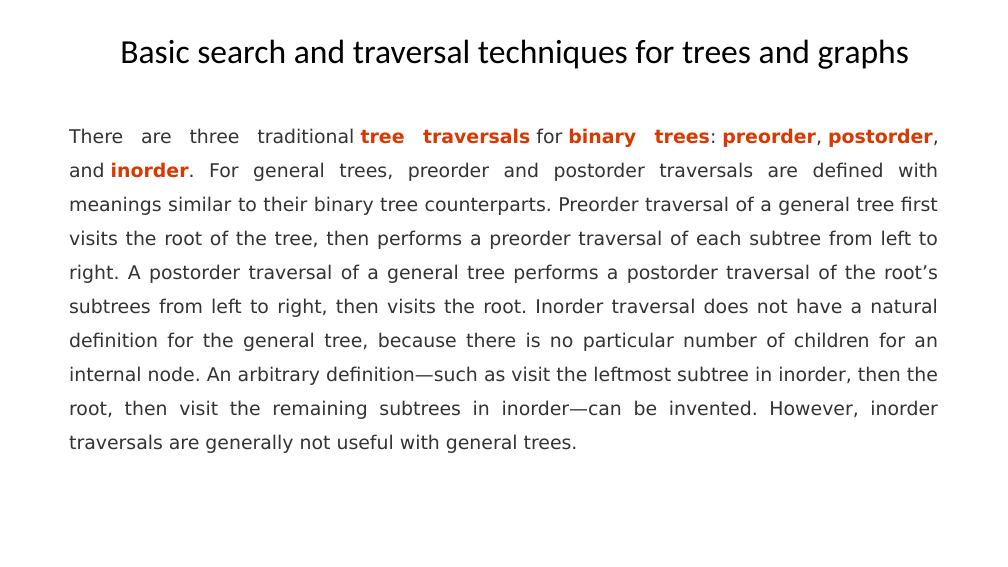
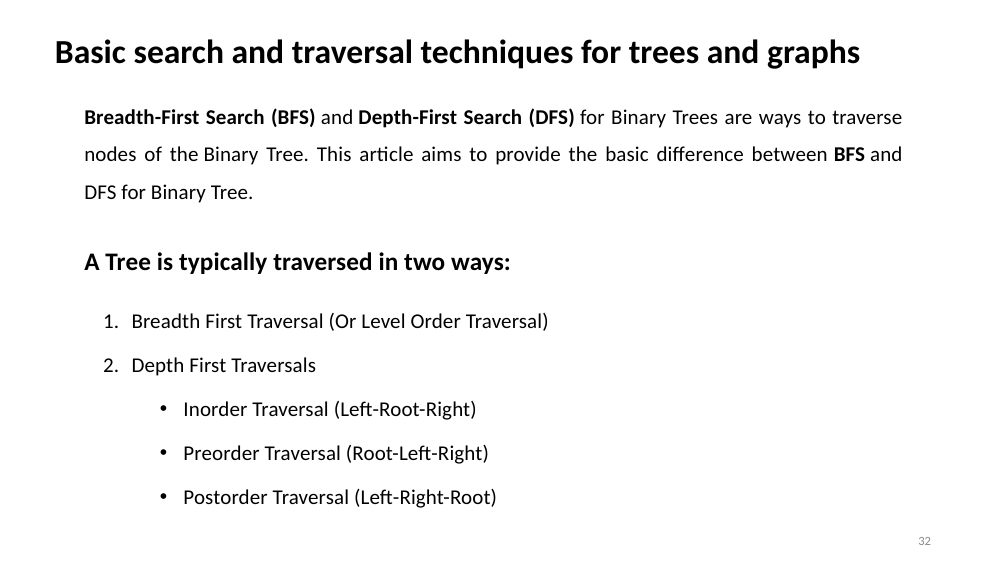
Before and after one commit to dayanandyadav205/CS-402-ADA, a slide deck: slide 32 of PPT_Notes/Unit-5_CS-402_ADA/Unit-5_CS-402_ADA.pptx (slide 20 before the commit). Drawn at 1008x567 pixels with LibreOffice and Linux fonts; fonts in the diff are those of the drawing. Boxes give left, top, right and bottom in pixels: in the first picture for what was removed or moved away, otherwise in the second. Text is boxed around its words. In the diff, an @@ line names an element or a change of style, - is before the commit and + after.

```diff
--- a/PPT_Notes/Unit-5_CS-402_ADA/Unit-5_CS-402_ADA.pptx
+++ b/PPT_Notes/Unit-5_CS-402_ADA/Unit-5_CS-402_ADA.pptx
@@ text "Basic search and traversal techniques ...": place and size @@
-text "Basic search and traversal techniques ..." at box(120, 39, 909, 69)
+text "Basic search and traversal techniques ..." at box(55, 39, 860, 69)
@@ text "Basic search and traversal techniques ..." at box(55, 39, 860, 69): bold on @@
@@ text added at box(84, 108, 902, 508), 20 pt, text #000000 @@
+Breadth-First Search (BFS) and Depth-First Search (DFS) for Binary Trees are ways to traverse nodes of the Binary Tree. This article aims to provide the basic difference between BFS and DFS for Binary Tree.
+A Tree is typically traversed in two ways:
+1. Breadth First Traversal (Or Level Order Traversal)
+2. Depth First Traversals
+    • Inorder Traversal (Left-Root-Right)
+    • Preorder Traversal (Root-Left-Right)
+    • Postorder Traversal (Left-Right-Root)
@@ text removed at box(69, 128, 939, 453) @@
-There are three traditional tree traversals for binary trees: preorder, postorder, and inorder. For general trees, preorder and postorder traversals are defined with meanings similar to their binary tree counterparts. Preorder traversal of a general tree first visits the root of the tree, then performs a preorder traversal of each subtree from left to right. A postorder traversal of a general tree performs a postorder traversal of the root’s subtrees from left to right, then visits the root. Inorder traversal does not have a natural definition for the general tree, because there is no particular number of children for an internal node. An arbitrary definition—such as visit the leftmost subtree in inorder, then the root, then visit the remaining subtrees in inorder—can be invented. However, inorder traversals are generally not useful with general trees.
@@ page number added at box(918, 537, 931, 545), 12 pt, text #8C8C8C @@
+32
```
Also in this commit, not shown: 12 other slides changed, 30 slides added, 20 slides removed, 13 other files.
